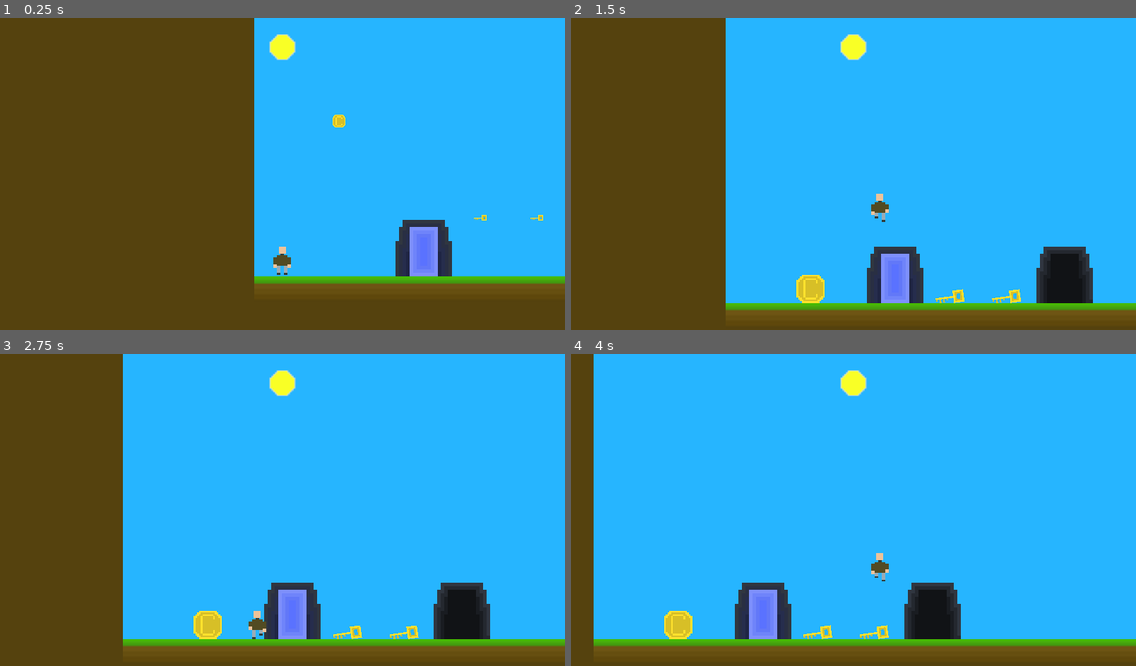
Above: before the commit, frames 1-4 (two rows, left to right).
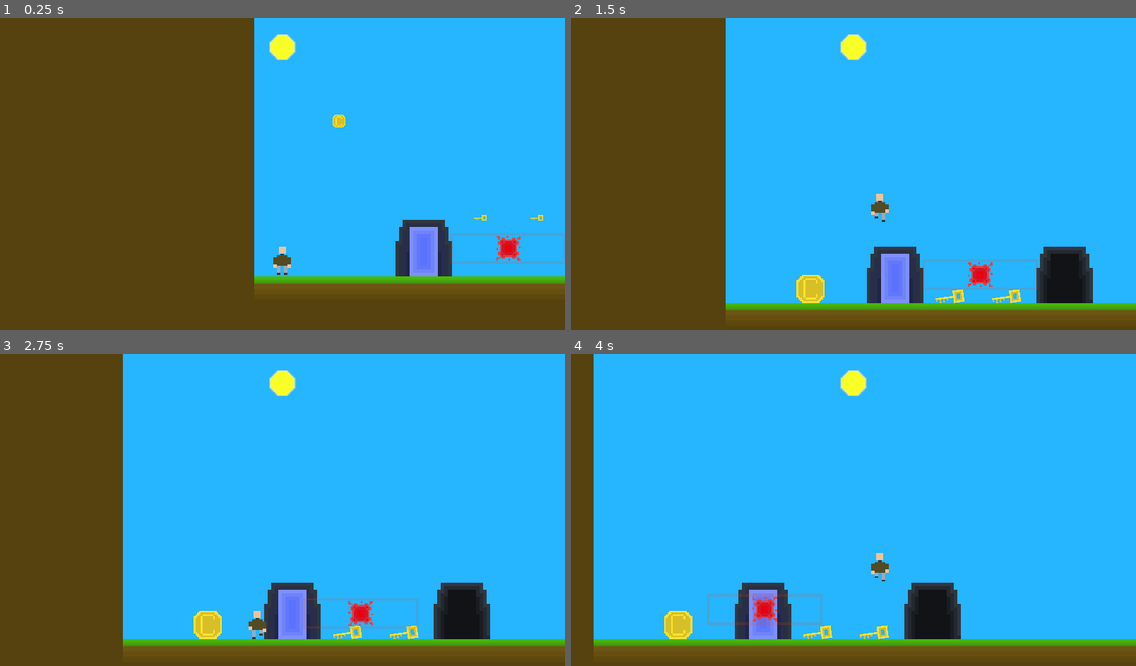
Above: after the commit, the same moments.

Repository: danredtmf/2dplatformertutorial
Game: Godot game, scene res://scenes/levels/1/level.tscn
Two runs of this game, one before a commit and one after it. Both use one fixed random seed, a clock stepped at 60 frames per second and the inputs below.
Inputs:
- Up to frame 1 (0.25 s): no input
- Up to frame 2 (1.5 s): hold D (right) from 0.53 s (still down); tap Q (drop) at 0.6 s; tap W (jump) at 0.77 s; tap E (interact) at 1.35 s
- Up to frame 3 (2.75 s): tap W (jump) at 1.52 s; release D (right) at 2.03 s; hold A (left) from 2.03 s (still down); tap Q (drop) at 2.1 s
- Up to frame 4 (4 s): release A (left) at 2.78 s; hold D (right) from 2.78 s (still down); tap E (interact) at 2.85 s; tap W (jump) at 3.02, 3.77 s; tap Q (drop) at 3.6 s

The runs differ from the first frame. In frame 1, 0.6% of the frame differs, in the area x 79-100%, y 69-79%; in frame 2, 0.6%; in frame 3, 0.5%; in frame 4, 0.7%, in the area x 24-45%, y 76-87%.

Commit message:
tutorial-4

Diff:
--- a/objects/coin/coin.gd
+++ b/objects/coin/coin.gd
@@ -1,12 +1,27 @@
 class_name Coin
 extends RigidBody2D
 
+var _last_object: EnemyBase
+
 @onready var _animation_player: AnimationPlayer = $AnimationPlayer
 @onready var _interactive_area: InteractiveArea = $InteractiveArea
+@onready var _shape_cast_2d: ShapeCast2D = $ShapeCast2D
 
 func _ready() -> void:
 	_animation_player.play("show")
 	gravity_scale = 0.0
+
+func _physics_process(_delta: float) -> void:
+	if _shape_cast_2d.is_colliding():
+		var object := _shape_cast_2d.get_collider(0)
+		if object is EnemyBase:
+			if object != _last_object:
+				_last_object = object
+
+				_last_object.hit()
+				can_sleep = false
+				await _last_object.tree_exited
+				can_sleep = true
 
 func get_interactive() -> InteractiveArea:
 	return _interactive_area
@@ -23,7 +38,3 @@
 func _on_animation_player_animation_finished(anim_name: StringName) -> void:
 	if anim_name == "show":
 		gravity_scale = 1.0
-
-# Нужно привязать сигнал `_on_body_entered` у родительского объекта `Coin`
-func _on_body_entered(body: Node) -> void:
-	pass
--- a/objects/coin/coin.tscn
+++ b/objects/coin/coin.tscn
@@ -66,10 +66,11 @@
 "show": SubResource("Animation_m2yb3")
 }
 
+[sub_resource type="RectangleShape2D" id="RectangleShape2D_vk5t2"]
+size = Vector2(64, 64)
+
 [node name="Coin" type="RigidBody2D"]
 collision_layer = 4
-collision_mask = 9
-contact_monitor = true
 max_contacts_reported = 10
 script = ExtResource("1_e8vu2")
 
@@ -93,6 +94,11 @@
 "": SubResource("AnimationLibrary_k6x81")
 }
 
-[connection signal="body_entered" from="." to="." method="_on_body_entered"]
+[node name="ShapeCast2D" type="ShapeCast2D" parent="."]
+shape = SubResource("RectangleShape2D_vk5t2")
+target_position = Vector2(0, 0)
+max_results = 5
+collision_mask = 8
+
 [connection signal="tree_exited" from="InteractiveArea" to="." method="_on_interactive_area_tree_exited"]
 [connection signal="animation_finished" from="AnimationPlayer" to="." method="_on_animation_player_animation_finished"]
--- /dev/null
+++ b/objects/enemy/base/enemy_base.gd
@@ -0,0 +1,88 @@
+class_name EnemyBase
+extends CharacterBody2D
+
+enum States { IDLE, CHASE, DIE }
+
+var state: States = States.IDLE:
+	set(value):
+		state = value
+		_check_state()
+	get:
+		return state
+
+@export var health: int
+@export var speed: float
+@export var has_gravity: bool
+
+var _chase_run: bool
+var _player: Player
+
+@onready var _animation: AnimatedSprite2D = $Animation
+@onready var _animation_player: AnimationPlayer = $AnimationPlayer
+@onready var _chase_zone: Area2D = $ChaseZone
+
+func _ready() -> void:
+	state = States.IDLE
+
+func _draw():
+	var shape_nodes := _chase_zone.get_children()
+
+	if shape_nodes.size() > 0:
+		for collision: CollisionShape2D in shape_nodes:
+			var rect = collision.shape.get_rect()
+			var color := Color.ORANGE_RED
+
+			color.a = 0.15
+
+			draw_rect(rect, color, false, 5.0)
+
+func _physics_process(delta: float) -> void:
+	if not is_instance_valid(_player):
+		_player = get_tree().get_first_node_in_group("Player") as Player
+
+	if has_gravity and not is_on_floor():
+		velocity += get_gravity() * delta
+
+	if _chase_run:
+		var player_direction := \
+		global_position.direction_to(_player.global_position)
+
+		velocity += player_direction.normalized() * speed * delta
+
+	# Отражение анимации по горизонтали
+	if velocity.x < 0.0:
+		_animation.flip_h = true
+	else:
+		_animation.flip_h = false
+
+	move_and_slide()
+
+func hit() -> void:
+	health -= 1
+
+	if health < 1:
+		state = States.DIE
+
+func _check_state() -> void:
+	match state:
+		States.IDLE:
+			_chase_run = false
+		States.CHASE:
+			_chase_run = true
+		States.DIE:
+			_die()
+
+func _play_death_animation() -> void:
+	if not _animation_player.is_playing():
+		_animation_player.play("death")
+
+# Пригодится позже, нужно написать
+func _die() -> void:
+	pass
+
+# Присоединить сигнал `body_entered`
+# От объекта `ChaseZone`
+# К родительскому объекту (`EnemyBase`)
+func _on_chase_zone_body_entered(body: Node2D) -> void:
+	if body is Player:
+		state = States.CHASE
--- /dev/null
+++ b/objects/enemy/base/enemy_base.tscn
@@ -0,0 +1,82 @@
+[gd_scene load_steps=5 format=3 uid="uid://5upqx8dlpdkc"]
+
+[ext_resource type="Script" path="res://objects/enemy/base/enemy_base.gd" id="1_a83my"]
+
+[sub_resource type="Animation" id="Animation_8ij00"]
+length = 0.001
+tracks/0/type = "value"
+tracks/0/imported = false
+tracks/0/enabled = true
+tracks/0/path = NodePath("Animation:modulate")
+tracks/0/interp = 1
+tracks/0/loop_wrap = true
+tracks/0/keys = {
+"times": PackedFloat32Array(0),
+"transitions": PackedFloat32Array(1),
+"update": 0,
+"values": [Color(1, 1, 1, 1)]
+}
+tracks/1/type = "value"
+tracks/1/imported = false
+tracks/1/enabled = true
+tracks/1/path = NodePath("Animation:scale")
+tracks/1/interp = 1
+tracks/1/loop_wrap = true
+tracks/1/keys = {
+"times": PackedFloat32Array(0),
+"transitions": PackedFloat32Array(1),
+"update": 0,
+"values": [Vector2(1, 1)]
+}
+
+[sub_resource type="Animation" id="Animation_8jou8"]
+resource_name = "death"
+tracks/0/type = "value"
+tracks/0/imported = false
+tracks/0/enabled = true
+tracks/0/path = NodePath("Animation:modulate")
+tracks/0/interp = 1
+tracks/0/loop_wrap = true
+tracks/0/keys = {
+"times": PackedFloat32Array(0, 1),
+"transitions": PackedFloat32Array(1, 1),
+"update": 0,
+"values": [Color(1, 1, 1, 1), Color(0, 0, 0, 1)]
+}
+tracks/1/type = "value"
+tracks/1/imported = false
+tracks/1/enabled = true
+tracks/1/path = NodePath("Animation:scale")
+tracks/1/interp = 1
+tracks/1/loop_wrap = true
+tracks/1/keys = {
+"times": PackedFloat32Array(0, 1),
+"transitions": PackedFloat32Array(1, 1),
+"update": 0,
+"values": [Vector2(1, 1), Vector2(1, 0)]
+}
+
+[sub_resource type="AnimationLibrary" id="AnimationLibrary_1lnpi"]
+_data = {
+"RESET": SubResource("Animation_8ij00"),
+"death": SubResource("Animation_8jou8")
+}
+
+[node name="EnemyBase" type="CharacterBody2D"]
+collision_layer = 8
+script = ExtResource("1_a83my")
+
+[node name="Collision" type="CollisionShape2D" parent="."]
+
+[node name="Animation" type="AnimatedSprite2D" parent="."]
+
+[node name="AnimationPlayer" type="AnimationPlayer" parent="."]
+libraries = {
+"": SubResource("AnimationLibrary_1lnpi")
+}
+
+[node name="ChaseZone" type="Area2D" parent="."]
+collision_layer = 0
+collision_mask = 2
+
+[connection signal="body_entered" from="ChaseZone" to="." method="_on_chase_zone_body_entered"]
--- /dev/null
+++ b/objects/enemy/floating/floating_enemy.gd
@@ -0,0 +1,12 @@
+class_name FloatingEnemy
+extends EnemyBase
+
+func _ready() -> void:
+	super._ready()
+	_animation.play("default")
+
+func _die() -> void:
+	_play_death_animation()
+	await _animation_player.animation_finished
+
+	queue_free()
--- /dev/null
+++ b/objects/enemy/floating/floating_enemy.tscn
@@ -0,0 +1,75 @@
+[gd_scene load_steps=13 format=3 uid="uid://c0fjse1p3uoe8"]
+
+[ext_resource type="PackedScene" uid="uid://5upqx8dlpdkc" path="res://objects/enemy/base/enemy_base.tscn" id="1_k667l"]
+[ext_resource type="Script" path="res://objects/enemy/floating/floating_enemy.gd" id="2_m4ngh"]
+[ext_resource type="Texture2D" uid="uid://761let5m4twf" path="res://resources/sprites/enemy-red-light.png" id="2_mkqda"]
+
+[sub_resource type="RectangleShape2D" id="RectangleShape2D_67p0d"]
+size = Vector2(64, 64)
+
+[sub_resource type="AtlasTexture" id="AtlasTexture_j84yh"]
+atlas = ExtResource("2_mkqda")
+region = Rect2(0, 0, 64, 64)
+
+[sub_resource type="AtlasTexture" id="AtlasTexture_qirlp"]
+atlas = ExtResource("2_mkqda")
+region = Rect2(64, 0, 64, 64)
+
+[sub_resource type="AtlasTexture" id="AtlasTexture_3eijr"]
+atlas = ExtResource("2_mkqda")
+region = Rect2(128, 0, 64, 64)
+
+[sub_resource type="AtlasTexture" id="AtlasTexture_tdawm"]
+atlas = ExtResource("2_mkqda")
+region = Rect2(192, 0, 64, 64)
+
+[sub_resource type="AtlasTexture" id="AtlasTexture_6tjn5"]
+atlas = ExtResource("2_mkqda")
+region = Rect2(256, 0, 64, 64)
+
+[sub_resource type="AtlasTexture" id="AtlasTexture_qgnl7"]
+atlas = ExtResource("2_mkqda")
+region = Rect2(320, 0, 64, 64)
+
+[sub_resource type="SpriteFrames" id="SpriteFrames_cr0d7"]
+animations = [{
+"frames": [{
+"duration": 1.0,
+"texture": SubResource("AtlasTexture_j84yh")
+}, {
+"duration": 1.0,
+"texture": SubResource("AtlasTexture_qirlp")
+}, {
+"duration": 1.0,
+"texture": SubResource("AtlasTexture_3eijr")
+}, {
+"duration": 1.0,
+"texture": SubResource("AtlasTexture_tdawm")
+}, {
+"duration": 1.0,
+"texture": SubResource("AtlasTexture_6tjn5")
+}, {
+"duration": 1.0,
+"texture": SubResource("AtlasTexture_qgnl7")
+}],
+"loop": true,
+"name": &"default",
+"speed": 5.0
+}]
+
+[sub_resource type="RectangleShape2D" id="RectangleShape2D_5jn2x"]
+size = Vector2(256, 64)
+
+[node name="FloatingEnemy" instance=ExtResource("1_k667l")]
+script = ExtResource("2_m4ngh")
+health = 1
+speed = 100.0
+
+[node name="Collision" parent="." index="0"]
+shape = SubResource("RectangleShape2D_67p0d")
+
+[node name="Animation" parent="." index="1"]
+sprite_frames = SubResource("SpriteFrames_cr0d7")
+
+[node name="CollisionShape2D" type="CollisionShape2D" parent="ChaseZone" index="0"]
+shape = SubResource("RectangleShape2D_5jn2x")
--- a/scenes/levels/1/level.tscn
+++ b/scenes/levels/1/level.tscn
@@ -7,6 +7,7 @@
 [ext_resource type="PackedScene" uid="uid://jfhioe82ne6x" path="res://objects/portal/key/portal_key.tscn" id="4_viwme"]
 [ext_resource type="PackedScene" uid="uid://cp6w3oxm2n5gh" path="res://objects/coin/coin.tscn" id="5_coibk"]
 [ext_resource type="PackedScene" uid="uid://dqt7rilymelvb" path="res://objects/portal/portal.tscn" id="5_cqwd3"]
+[ext_resource type="PackedScene" uid="uid://c0fjse1p3uoe8" path="res://objects/enemy/floating/floating_enemy.tscn" id="6_35xbo"]
 [ext_resource type="PackedScene" uid="uid://dll6lfyno7oh5" path="res://objects/portal/connecter/portal_key_connecter.tscn" id="7_sopyj"]
 
 [node name="Level" type="Node2D"]
@@ -47,6 +48,11 @@
 [node name="Coin" parent="Objects" instance=ExtResource("5_coibk")]
 position = Vector2(192, 224)
 
+[node name="Enemies" type="Node2D" parent="."]
+
+[node name="FloatingEnemy" parent="Enemies" instance=ExtResource("6_35xbo")]
+position = Vector2(576, 512)
+
 [node name="Player" parent="." instance=ExtResource("3_kc0g2")]
 position = Vector2(64, 512)
 
@@ -60,3 +66,11 @@
 [node name="PortalKeyConnecter" parent="." node_paths=PackedStringArray("portal", "portal_key") instance=ExtResource("7_sopyj")]
 portal = NodePath("../Objects/Portal2")
 portal_key = NodePath("../Objects/PortalKey2")
+
+[node name="Enemy1Path" type="Node2D" parent="."]
+
+[node name="Marker2D" type="Marker2D" parent="Enemy1Path"]
+position = Vector2(384, 512)
+
+[node name="Marker2D2" type="Marker2D" parent="Enemy1Path"]
+position = Vector2(768, 512)
Not shown: 1 places in objects/coin/coin.tscn that only renumber resources
Binary file added: resources/sprites/enemy-red-light-particle.png
Not shown, added: resources/sprites/enemy-red-light-particle.png.import
Binary file added: resources/sprites/enemy-red-light.png
Not shown, added: resources/sprites/enemy-red-light.png.import
Not shown: 1 places in scenes/levels/1/level.tscn that only renumber resources
Not shown, added: resources/sprites/enemy-red-light-particle.pxo
Not shown, added: resources/sprites/enemy-red-light.pxo
